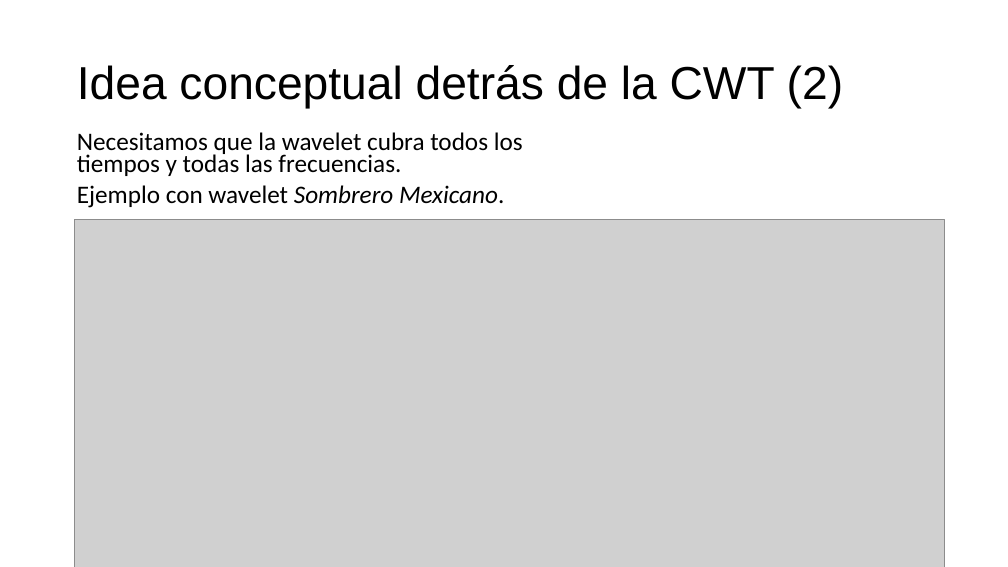
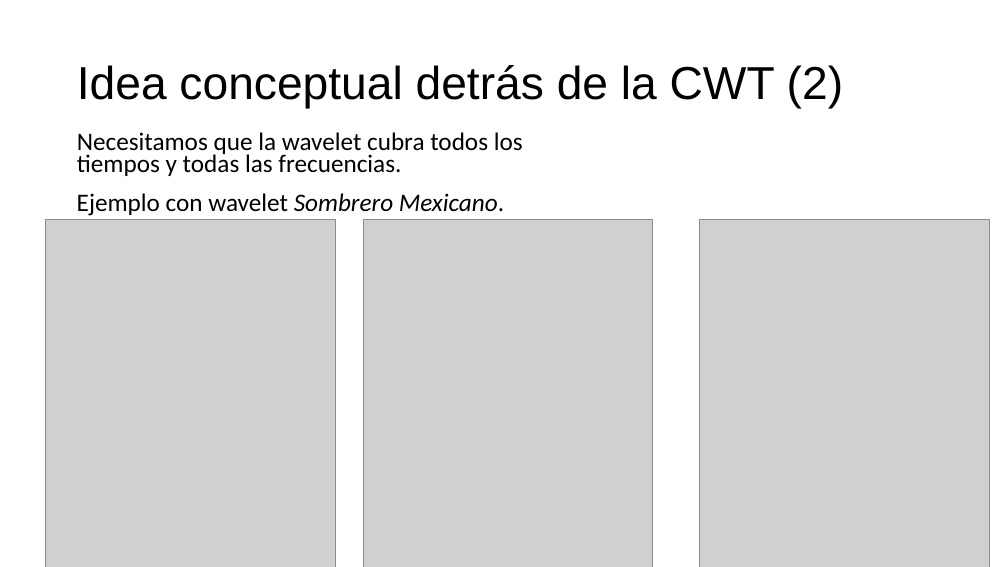
Before and after one commit to ferchaure/clase_wavelets, a slide deck: slide 23 of Introducción al Análisis Wavelet en Matlab.odp. Drawn at 1008x567 pixels with LibreOffice and Linux fonts; fonts in the diff are those of the drawing; grey boxes stand for pictures. Boxes give left, top, right and bottom in pixels: in the first picture for what was removed or moved away, otherwise in the second. Text is boxed around its words. In the diff, an @@ line names an element or a change of style, - is before the commit and + after.

```diff
--- a/Introducción al Análisis Wavelet en Matlab.odp
+++ b/Introducción al Análisis Wavelet en Matlab.odp
@@ free added at bbox=[70, 191, 513, 219], 24 pt, text #000000 @@
+Ejemplo con wavelet Sombrero Mexicano.
@@ text at bbox=[77, 185, 504, 208]: paragraph removed @@
-Ejemplo con wavelet Sombrero Mexicano.
@@ picture added at bbox=[46, 219, 336, 567] @@
@@ picture: place and size @@
-picture at bbox=[74, 219, 944, 567]
+picture at bbox=[363, 219, 653, 567]
@@ picture added at bbox=[700, 219, 990, 567] @@
```
Also in this commit, not shown: 18 other slides changed, 2 slides added, 1 slide removed.
